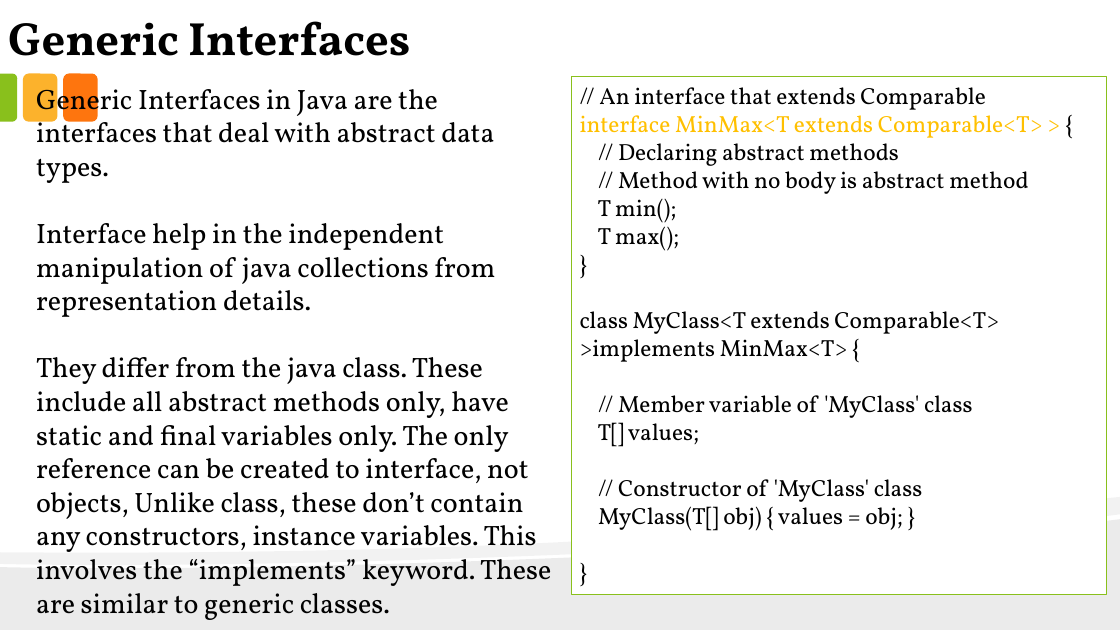
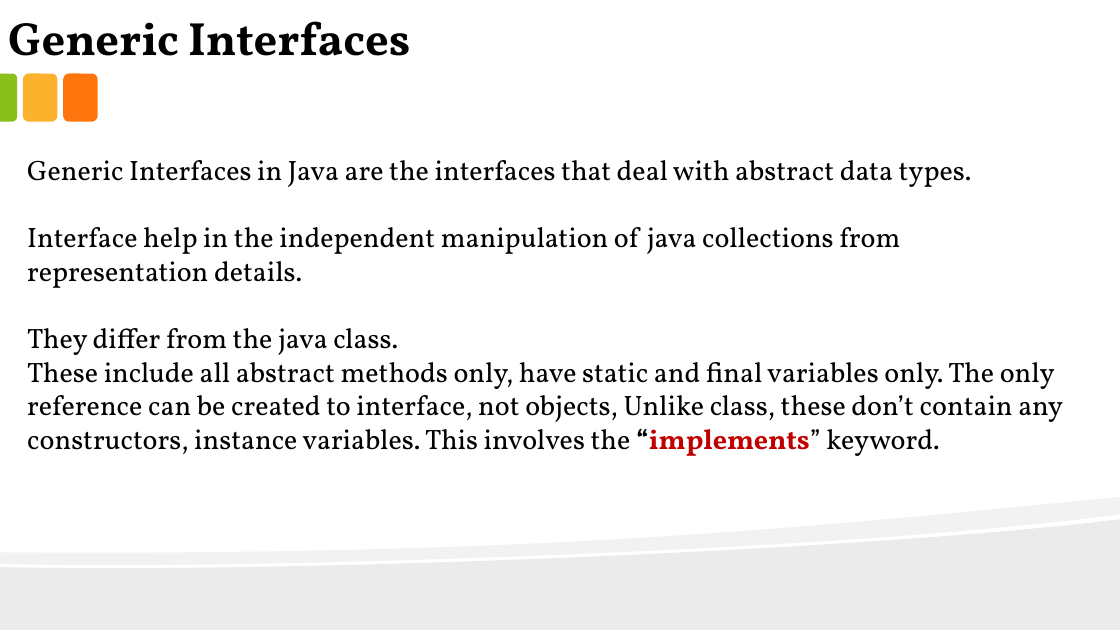
Before and after one commit to anirudhagaikwad/Java_Programming, a slide deck: slide 8 of Java_PPT/#14_Generics.pptx (slide 7 before the commit). Drawn at 1120x630 pixels with LibreOffice and Linux fonts; fonts in the diff are those of the drawing. Boxes give left, top, right and bottom in pixels: in the first picture for what was removed or moved away, otherwise in the second. Text is boxed around its words. In the diff, an @@ line names an element or a change of style, - is before the commit and + after.

Commit message:
update generics

```diff
--- a/Java_PPT/#14_Generics.pptx
+++ b/Java_PPT/#14_Generics.pptx
@@ rounded rectangle at [23, 74, 57, 122]: proportions changed @@
@@ rounded rectangle at [63, 74, 97, 122]: proportions changed @@
@@ rectangle removed at [571, 77, 1107, 595] @@
-// An interface that extends Comparable
-interface MinMax<T extends Comparable<T> > {
-// Declaring abstract methods
-// Method with no body is abstract method
-T min();
-T max();
-}
-class MyClass<T extends Comparable<T> >implements MinMax<T> {
-// Member variable of 'MyClass' class
-T[] values;
-// Constructor of 'MyClass' class
-MyClass(T[] obj) { values = obj; }
-}
@@ text "Generic Interfaces in Java are ...": place and size @@
-text "Generic Interfaces in Java are ..." at [36, 82, 551, 620]
+text "Generic Interfaces in Java are ..." at [27, 160, 1063, 456]
@@ text at [27, 328, 1063, 456]: text changed @@
-They differ from the java class. These include all abstract methods only, have static and final variables only. The only reference can be created to interface, not objects, Unlike class, these don’t contain any constructors, instance variables. This involves the “implements” keyword. These are similar to generic classes.
+They differ from the java class.
+These include all abstract methods only, have static and final variables only. The only reference can be created to interface, not objects, Unlike class, these don’t contain any constructors, instance variables. This involves the “implements” keyword.
```
Also in this commit, not shown: 7 other slides changed, 7 slides added, 4 slides removed, 5 other files.
